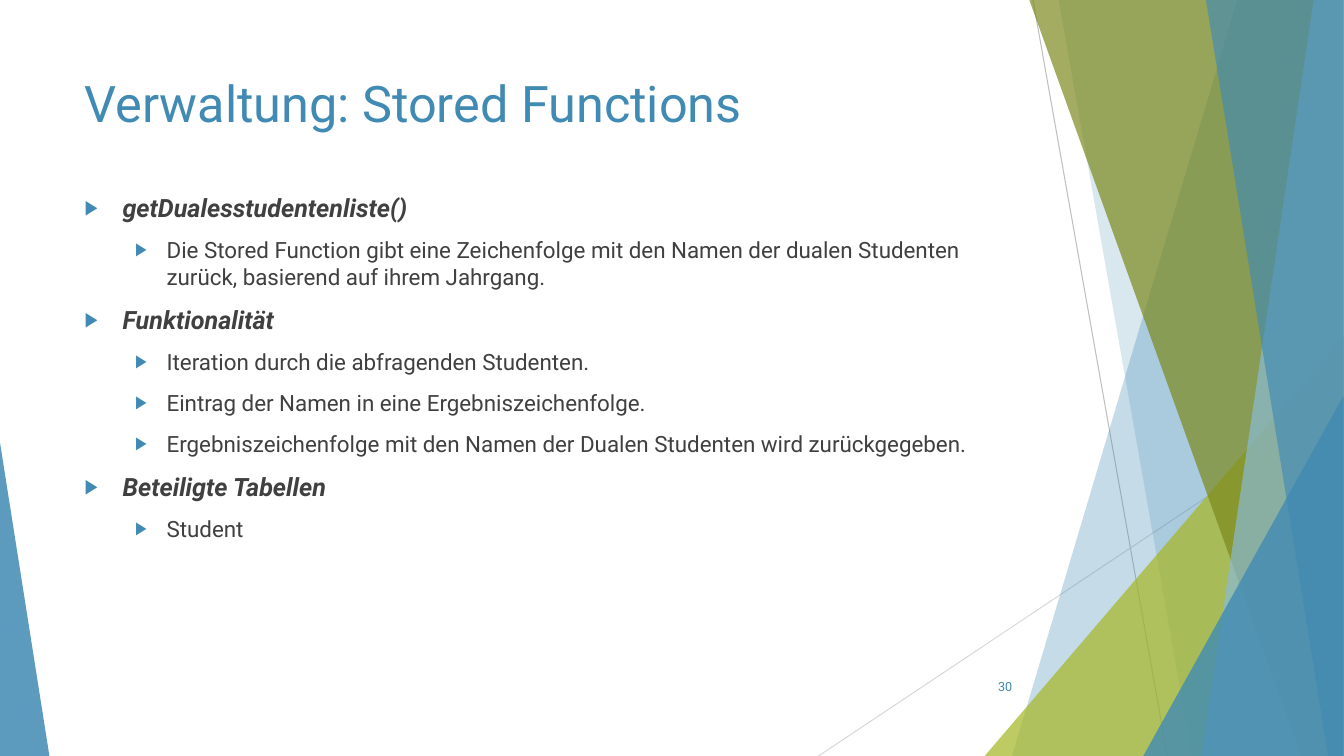
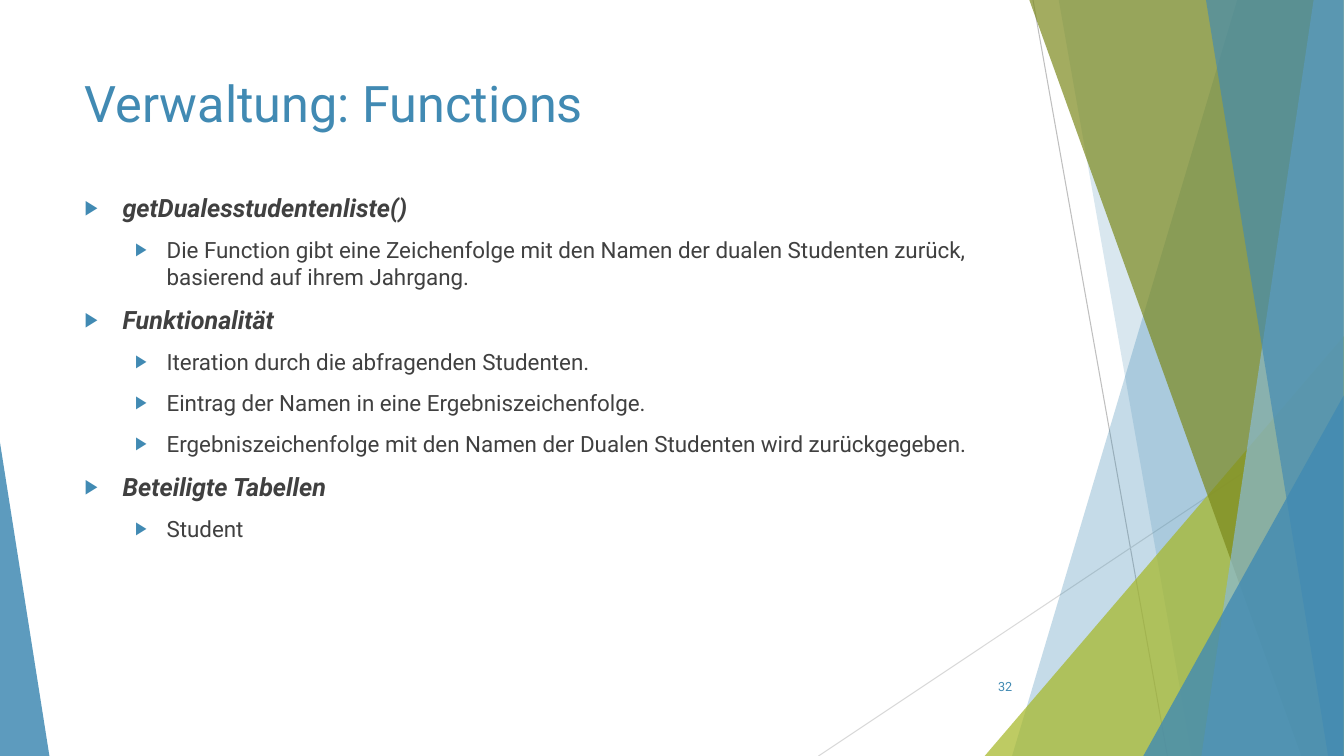
Before and after one commit to ThorbenKonopka/db_WS23_24, a slide deck: slide 32 of Präsentation/Präsentation.pptx (slide 30 before the commit). Drawn at 1344x756 pixels with LibreOffice and Linux fonts; fonts in the diff are those of the drawing. Boxes give left, top, right and bottom in pixels: in the first picture for what was removed or moved away, otherwise in the second. Text is boxed around its words. In the diff, an @@ line names an element or a change of style, - is before the commit and + after.

```diff
--- a/Präsentation/Präsentation.pptx
+++ b/Präsentation/Präsentation.pptx
@@ title at (85, 84, 583, 133): text changed @@
-Verwaltung: Stored Functions
+Verwaltung: Functions
@@ text at (167, 241, 965, 290): text changed @@
-  ▶ Die Stored Function gibt eine Zeichenfolge mit den Namen der dualen Studenten zurück, basierend auf ihrem Jahrgang.
+  ▶ Die Function gibt eine Zeichenfolge mit den Namen der dualen Studenten zurück, basierend auf ihrem Jahrgang.
@@ page number at (998, 682, 1012, 691): text changed @@
-30
+32
```
Also in this commit, not shown: 23 other slides changed, 5 slides added, 3 slides removed.
